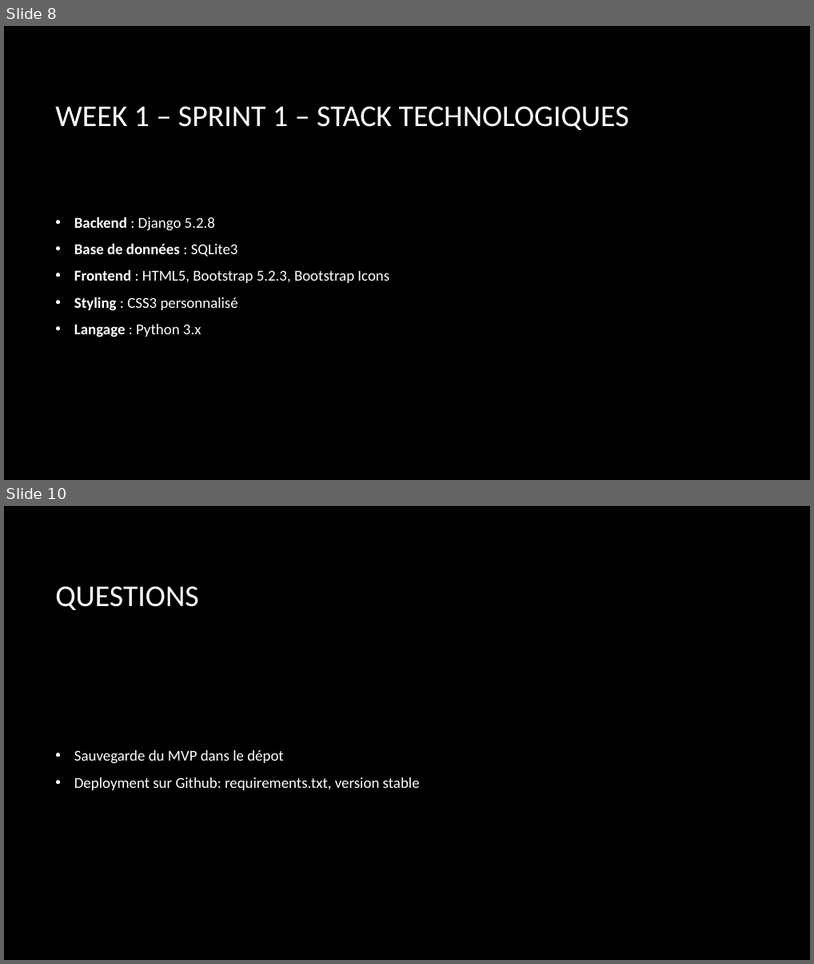
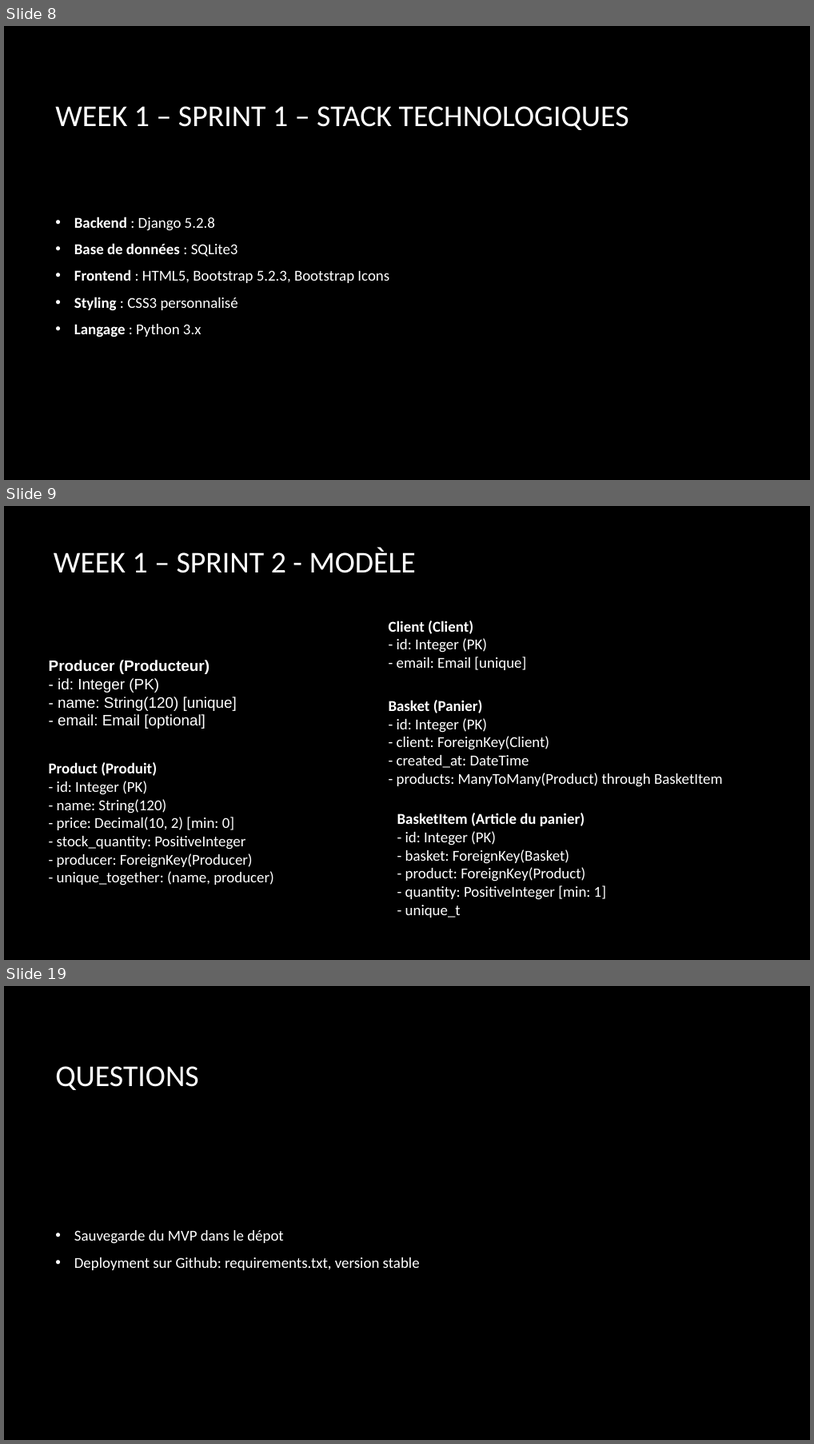
Before and after one commit to fus3r/FitnessArc, a slide deck: week1/saclay_local/WorkingDocs/presentation.pptx. Shown one above the other, each under a label of ours: slides 8 and 10 before the commit, slides 8, 9 and 19 after it; the slides between them are not shown. The pictures are 814x964 and 814x1444 pixels, drawn with LibreOffice and Linux fonts; fonts in the diff are those of the drawing; background and template pictures are left out. Boxes give left, top, right and bottom in pixels: in the first picture for what was removed or moved away, otherwise in the second. Text is boxed around its words. In the diff, an @@ line names an element or a change of style, - is before the commit and + after.

Commit message:
[week1] Added images for Products

```diff
--- a/week1/saclay_local/WorkingDocs/presentation.pptx
+++ b/week1/saclay_local/WorkingDocs/presentation.pptx
@@ slide 9 added at box(4, 506, 810, 960), background picture (left out) @@
@@ title added at box(54, 548, 416, 573), 36 pt, text #FFFFFF @@
+WEEK 1 – SPRINT 2 - MODÈLE
@@ text added at box(389, 620, 526, 670), 18 pt, text #FFFFFF @@
+Client (Client)
+- id: Integer (PK)
+- email: Email [unique]
@@ text added at box(49, 660, 237, 728), 18 pt, text #FFFFFF @@
+Producer (Producteur)
+- id: Integer (PK)
+- name: String(120) [unique]
+- email: Email [optional]
@@ text added at box(389, 700, 723, 787), 18 pt, text #FFFFFF @@
+Basket (Panier)
+- id: Integer (PK)
+- client: ForeignKey(Client)
+- created_at: DateTime
+- products: ManyToMany(Product) through BasketItem
@@ text added at box(49, 762, 274, 885), 18 pt, text #FFFFFF @@
+Product (Produit)
+- id: Integer (PK)
+- name: String(120)
+- price: Decimal(10, 2) [min: 0]
+- stock_quantity: PositiveInteger
+- producer: ForeignKey(Producer)
+- unique_together: (name, producer)
@@ text added at box(398, 812, 606, 917), 18 pt, text #FFFFFF @@
+BasketItem (Article du panier)
+- id: Integer (PK)
+- basket: ForeignKey(Basket)
+- product: ForeignKey(Product)
+- quantity: PositiveInteger [min: 1]
+- unique_t
@@ what was slide 10 is now slide 19 @@
```
Also in this commit, not shown: 1 slide changed, 8 other slides added, 12 other files.
